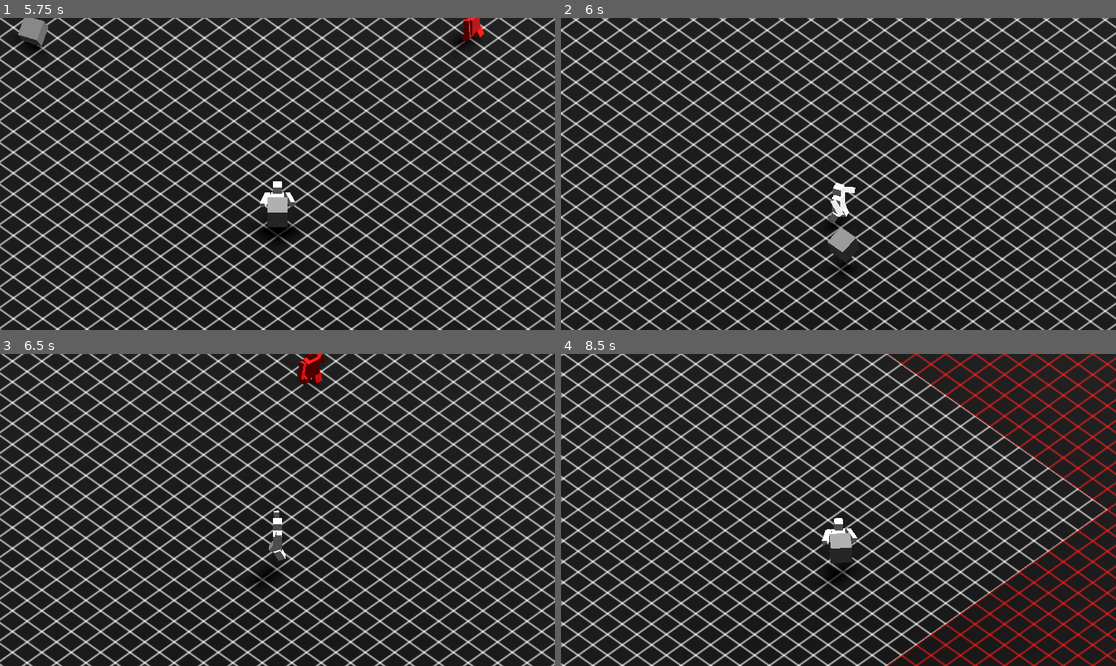
Above: before the commit, frames 1-4 (two rows, left to right).
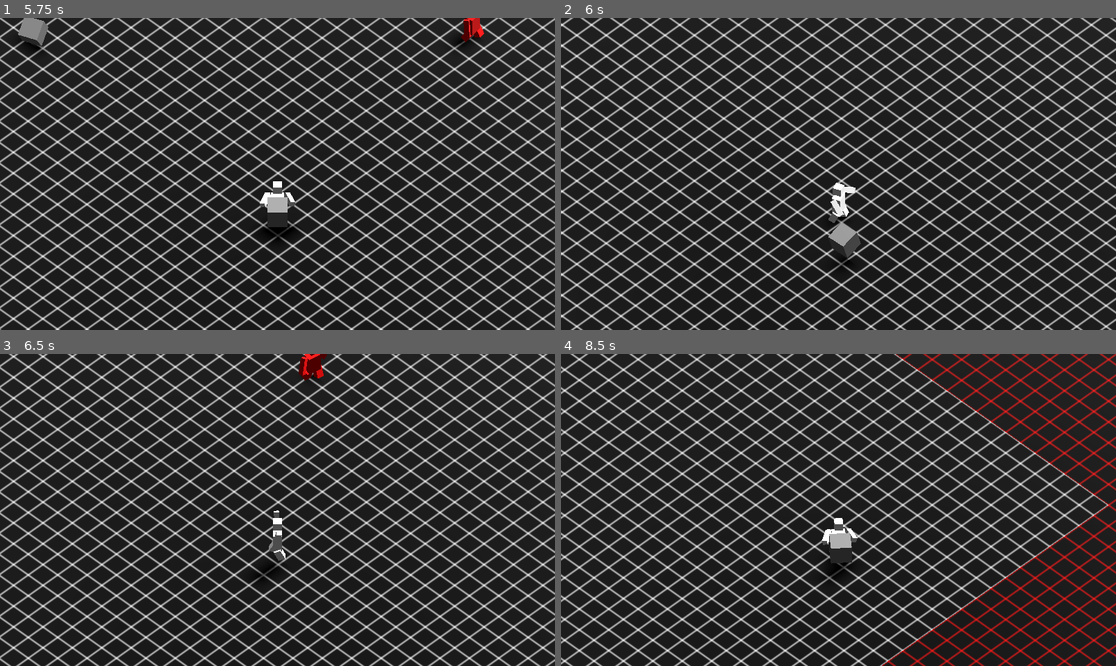
Above: after the commit, the same moments.

Repository: Sprotex/ludum-dare-53
Game: Godot game, scene res://blocks/main_level.tscn
Two runs of this game, one before a commit and one after it. Both use one fixed random seed, a clock stepped at 60 frames per second and the inputs below.
Inputs:
- Up to frame 1 (5.75 s): tap Enter at 0.5 s; hold D (move_right) 0.53-1.28 s; tap E (box_action) every 0.75 s from 0.6 to 5.1 s; tap Space (jump) at 0.77, 1.52, 3.02, 3.77, 4.52 s; hold S (move_down) 1.28-2.03 s; hold D (move_right) 2.03-2.78 s; hold W (move_up) 2.78-3.53 s; hold A (move_left) 3.53-5.03 s; hold S (move_down) from 5.03 s (still down)
- Up to frame 2 (6 s): release S (move_down) at 5.78 s; hold D (move_right) from 5.78 s (still down); tap E (box_action) at 5.85 s
- Up to frame 3 (6.5 s): keep holding D (move_right); tap Space (jump) at 6.02 s
- Up to frame 4 (8.5 s): release D (move_right) at 6.53 s; hold W (move_up) 6.53-7.28 s; tap E (box_action) at 6.6, 7.35, 8.1 s; tap Space (jump) at 6.77, 7.52 s; hold D (move_right) 7.28-8.03 s; hold S (move_down) from 8.03 s (still down)

Frame 1 is identical in both runs. In frame 2, 48% of the frame differs, in the area x 0-100%, y 0-100%; in frame 3, 48%; in frame 4, 48%.
Error after the commit: Parse Error: Expected end of file. (res://blocks/autoload/ScoreManager.gd:8)

Commit message:
add score manager wip
add health script to player
add restart button
add collisions with enemies hurt player

Diff:
--- /dev/null
+++ b/blocks/UI.gd
@@ -0,0 +1,8 @@
+extends Control
+
+@export var restart_menu: Control
+
+func _ready():
+  restart_menu.hide()
+  GameEvents.on_restarted.connect(func(): restart_menu.hide())
+  GameEvents.on_all_health_lost.connect(func(): restart_menu.show())
--- a/blocks/autoload/AudioManager.gd
+++ b/blocks/autoload/AudioManager.gd
@@ -88,3 +88,9 @@
   GameEvents.on_box_collided.connect(play_box_impact)
   GameEvents.on_package_delivered.connect(play_mood_enemy_box_received)
   GameEvents.on_enemy_spawned.connect(play_mood_enemy_spawn, CONNECT_DEFERRED)
+  GameEvents.on_restarted.connect(kill_all_sounds)
+
+
+func kill_all_sounds() -> void:
+  audio_players.kill_all_sounds()
+  important_audio_players.kill_all_sounds()
--- a/blocks/autoload/AudioPlayers.gd
+++ b/blocks/autoload/AudioPlayers.gd
@@ -38,3 +38,8 @@
   remote_transform.use_global_coordinates = true
   remote_transform.remote_path = current_player.get_path()
   node.add_child(remote_transform)
+
+
+func kill_all_sounds() -> void:
+  for child in get_children():
+    child.stop()
--- a/blocks/autoload/GameEvents.gd
+++ b/blocks/autoload/GameEvents.gd
@@ -8,3 +8,5 @@
 signal on_box_created(position: Vector3)
 signal on_box_thrown(position: Vector3)
 signal on_box_exploded(position: Vector3)
+signal on_restarted
+signal on_all_health_lost
--- /dev/null
+++ b/blocks/autoload/ScoreManager.gd
@@ -0,0 +1,7 @@
+extends Node
+
+var current_score = 0
+
+func _ready():
+  GameEvents.on_package_delivered.connect(func(): current_score += 1)
+  GameEvents.on_restarted.connect(func(): current_score = 0)
--- a/blocks/character/MoveInput.gd
+++ b/blocks/character/MoveInput.gd
@@ -4,6 +4,10 @@
 
 var is_inverted = false
 var direction = Vector3.ZERO
+
+func disable() -> void:
+	direction = Vector3.ZERO
+	set_process(false)
 
 
 func _set_direction() -> void:
--- /dev/null
+++ b/blocks/character/enemy/EnemyArea.gd
@@ -0,0 +1,2 @@
+extends Area3D
+class_name EnemyArea
--- a/blocks/character/enemy/enemy.tscn
+++ b/blocks/character/enemy/enemy.tscn
@@ -10,6 +10,7 @@
 [ext_resource type="Script" path="res://blocks/character/enemy/VisibilityResolver.gd" id="6_42akm"]
 [ext_resource type="Script" path="res://blocks/character/enemy/EnemySounds.gd" id="9_idw0k"]
 [ext_resource type="Script" path="res://blocks/character/enemy/EnemyMaterial.gd" id="10_jn0t5"]
+[ext_resource type="Script" path="res://blocks/character/enemy/EnemyArea.gd" id="11_brmu4"]
 
 [sub_resource type="CapsuleShape3D" id="CapsuleShape3D_bym5w"]
 
@@ -80,4 +81,13 @@
 block_dude_relay = NodePath("../block_dude")
 material = SubResource("StandardMaterial3D_e4ffw")
 
+[node name="Area3D" type="Area3D" parent="."]
+collision_layer = 2
+collision_mask = 4
+monitoring = false
+script = ExtResource("11_brmu4")
+
+[node name="CollisionShape3D" type="CollisionShape3D" parent="Area3D"]
+shape = SubResource("CapsuleShape3D_bym5w")
+
 [connection signal="screen_exited" from="VisibleOnScreenNotifier3D" to="VisibleOnScreenNotifier3D/VisibilityResolver" method="_on_visible_on_screen_notifier_3d_screen_exited"]
--- a/blocks/character/player/CharacterAnimationControl.gd
+++ b/blocks/character/player/CharacterAnimationControl.gd
@@ -1,4 +1,6 @@
 extends Node
+
+class_name CharacterAnimationControl
 
 @export var animation_relay: BlockDudeRelay
 @export var box_weilder: BoxWeilder
--- /dev/null
+++ b/blocks/character/player/Health.gd
@@ -0,0 +1,30 @@
+extends Node
+
+@export var max_health = 3
+@export var hurt_transparency = 0.6
+@export var move_input: MoveInput
+@export var trigger_area: Area3D
+@export var timer: Timer
+@export var block_dude: BlockDudeRelay
+
+@onready var health = max_health
+
+func _handle_death() -> void:
+  move_input.disable()
+  GameEvents.on_all_health_lost.emit()
+
+
+func _on_area_3d_area_entered(area:Area3D):
+  if not area is EnemyArea:
+    return
+  if timer.time_left > 0:
+    return
+  health -= 1
+  if health <= 0:
+    _handle_death()
+    return
+  block_dude.mesh.transparency = hurt_transparency
+  timer.start()
+  await timer.timeout
+  timer.stop()
+  block_dude.mesh.transparency = 0.0
--- a/blocks/character/player/player.tscn
+++ b/blocks/character/player/player.tscn
@@ -1,10 +1,11 @@
-[gd_scene load_steps=15 format=3 uid="uid://byj8jn5wgprlq"]
+[gd_scene load_steps=17 format=3 uid="uid://byj8jn5wgprlq"]
 
 [ext_resource type="Script" path="res://blocks/character/player/PlayerMoveInput.gd" id="1_1u0jw"]
 [ext_resource type="PackedScene" uid="uid://lpyorcs5g8jc" path="res://blocks/character/block_dude.tscn" id="1_ftvrs"]
 [ext_resource type="Script" path="res://blocks/character/player/CharacterAnimationControl.gd" id="2_kgcjw"]
 [ext_resource type="Script" path="res://blocks/character/Walking.gd" id="2_x5uh0"]
 [ext_resource type="Script" path="res://blocks/character/player/RotationAligner.gd" id="3_dhrt0"]
+[ext_resource type="Script" path="res://blocks/character/player/Health.gd" id="4_m207d"]
 [ext_resource type="Script" path="res://blocks/character/player/BoxWeilder.gd" id="4_y81wd"]
 [ext_resource type="Script" path="res://blocks/character/player/Jumping.gd" id="5_hntx5"]
 [ext_resource type="Script" path="res://blocks/character/player/BoxSceneHolder.gd" id="5_wy7pc"]
@@ -14,6 +15,9 @@
 [ext_resource type="Script" path="res://blocks/character/player/BoxPicker.gd" id="9_x42qx"]
 
 [sub_resource type="CapsuleShape3D" id="CapsuleShape3D_6vbtk"]
+
+[sub_resource type="CapsuleShape3D" id="CapsuleShape3D_csb1l"]
+radius = 0.6
 
 [sub_resource type="BoxShape3D" id="BoxShape3D_f6rpv"]
 size = Vector3(0.6, 0.6, 0.6)
@@ -38,6 +42,25 @@
 
 [node name="PlayerMoveInput" type="Node" parent="."]
 script = ExtResource("1_1u0jw")
+
+[node name="Health" type="Node3D" parent="." node_paths=PackedStringArray("move_input", "trigger_area", "timer", "block_dude")]
+script = ExtResource("4_m207d")
+move_input = NodePath("../PlayerMoveInput")
+trigger_area = NodePath("Area3D")
+timer = NodePath("Timer")
+block_dude = NodePath("../block_dude")
+
+[node name="Area3D" type="Area3D" parent="Health"]
+transform = Transform3D(1, 0, 0, 0, 1, 0, 0, 0, 1, 0, 1, 0)
+collision_layer = 4
+collision_mask = 2
+monitorable = false
+
+[node name="CollisionShape3D" type="CollisionShape3D" parent="Health/Area3D"]
+shape = SubResource("CapsuleShape3D_csb1l")
+
+[node name="Timer" type="Timer" parent="Health"]
+wait_time = 2.0
 
 [node name="Jumping" type="Node" parent="." node_paths=PackedStringArray("body")]
 script = ExtResource("5_hntx5")
@@ -94,3 +117,5 @@
 [node name="ShapeCast3D" type="ShapeCast3D" parent="BoxLogic/BoxPicker"]
 transform = Transform3D(1, 0, 0, 0, 1, 0, 0, 0, 1, 0, 2, -1)
 shape = SubResource("BoxShape3D_f6rpv")
+
+[connection signal="area_entered" from="Health/Area3D" to="Health" method="_on_area_3d_area_entered"]
--- a/blocks/level.gd
+++ b/blocks/level.gd
@@ -8,3 +8,8 @@
 
 func _on_tree_entered():
 	LevelReference.level = self
+
+
+func _on_restart_button_pressed():
+	GameEvents.on_restarted.emit()
+	get_tree().reload_current_scene()
--- a/blocks/main_level.tscn
+++ b/blocks/main_level.tscn
@@ -10,6 +10,7 @@
 [ext_resource type="Script" path="res://blocks/Spawner.gd" id="7_cyo0j"]
 [ext_resource type="PackedScene" uid="uid://bfmcqj0v4pxbm" path="res://blocks/character/enemy/enemy.tscn" id="9_hc7q0"]
 [ext_resource type="PackedScene" uid="uid://byj8jn5wgprlq" path="res://blocks/character/player/player.tscn" id="10_yoepg"]
+[ext_resource type="Script" path="res://blocks/UI.gd" id="11_e6tup"]
 
 [sub_resource type="WorldBoundaryShape3D" id="WorldBoundaryShape3D_xpx8o"]
 
@@ -124,4 +125,52 @@
 update_rotation = false
 update_scale = false
 
+[node name="UI" type="Control" parent="." node_paths=PackedStringArray("restart_menu")]
+layout_mode = 3
+anchors_preset = 15
+anchor_right = 1.0
+anchor_bottom = 1.0
+grow_horizontal = 2
+grow_vertical = 2
+script = ExtResource("11_e6tup")
+restart_menu = NodePath("RestartMenu")
+
+[node name="Score" type="Control" parent="UI"]
+anchors_preset = 0
+offset_right = 40.0
+offset_bottom = 40.0
+
+[node name="RestartMenu" type="Control" parent="UI"]
+layout_mode = 1
+anchors_preset = 15
+anchor_right = 1.0
+anchor_bottom = 1.0
+grow_horizontal = 2
+grow_vertical = 2
+
+[node name="ColorRect" type="ColorRect" parent="UI/RestartMenu"]
+layout_mode = 1
+anchors_preset = 15
+anchor_right = 1.0
+anchor_bottom = 1.0
+grow_horizontal = 2
+grow_vertical = 2
+color = Color(0, 0, 0, 0.313726)
+
+[node name="RestartButton" type="Button" parent="UI/RestartMenu"]
+layout_mode = 1
+anchors_preset = 8
+anchor_left = 0.5
+anchor_top = 0.5
+anchor_right = 0.5
+anchor_bottom = 0.5
+offset_left = -139.0
+offset_top = -31.0
+offset_right = 139.0
+offset_bottom = 31.0
+grow_horizontal = 2
+grow_vertical = 2
+text = "Restart"
+
 [connection signal="tree_entered" from="." to="." method="_on_tree_entered"]
+[connection signal="pressed" from="UI/RestartMenu/RestartButton" to="." method="_on_restart_button_pressed"]
--- a/project.godot
+++ b/project.godot
@@ -20,6 +20,7 @@
 GameEvents="*res://blocks/autoload/GameEvents.gd"
 LevelReference="*res://blocks/autoload/LevelReference.gd"
 AudioManager="*res://blocks/autoload/AudioManager.tscn"
+ScoreManager="*res://blocks/autoload/ScoreManager.gd"
 
 [input]
 
Not shown: 1 places in blocks/character/enemy/enemy.tscn that only renumber resources
Not shown: 1 places in blocks/main_level.tscn that only renumber resources
